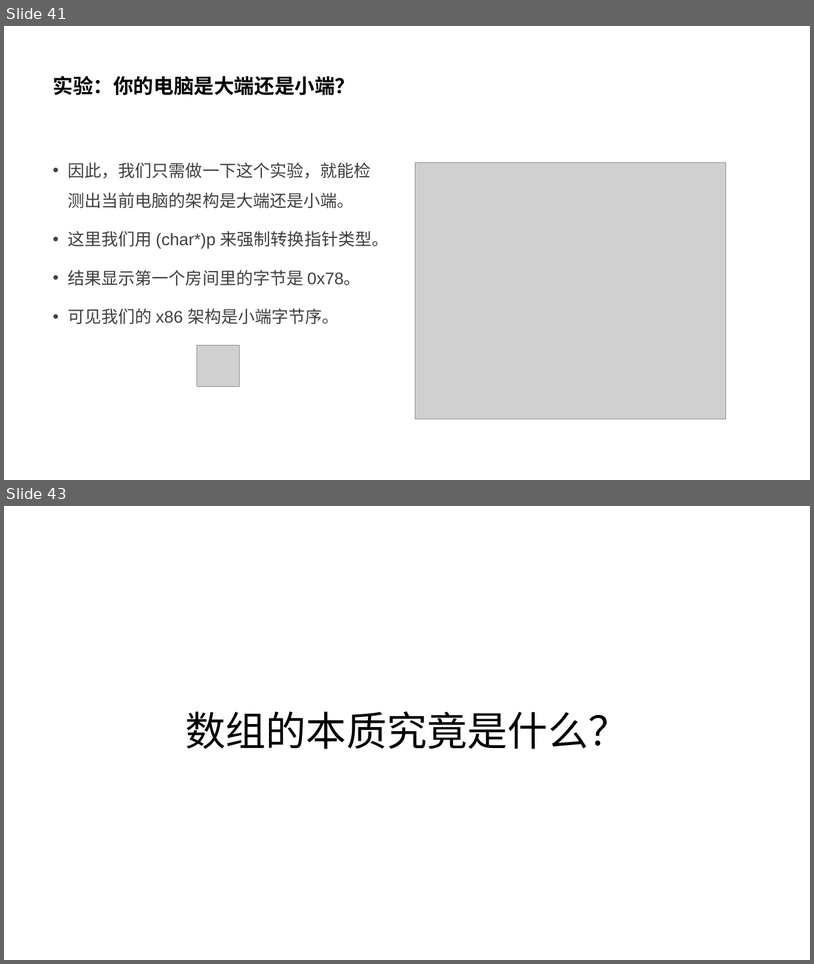
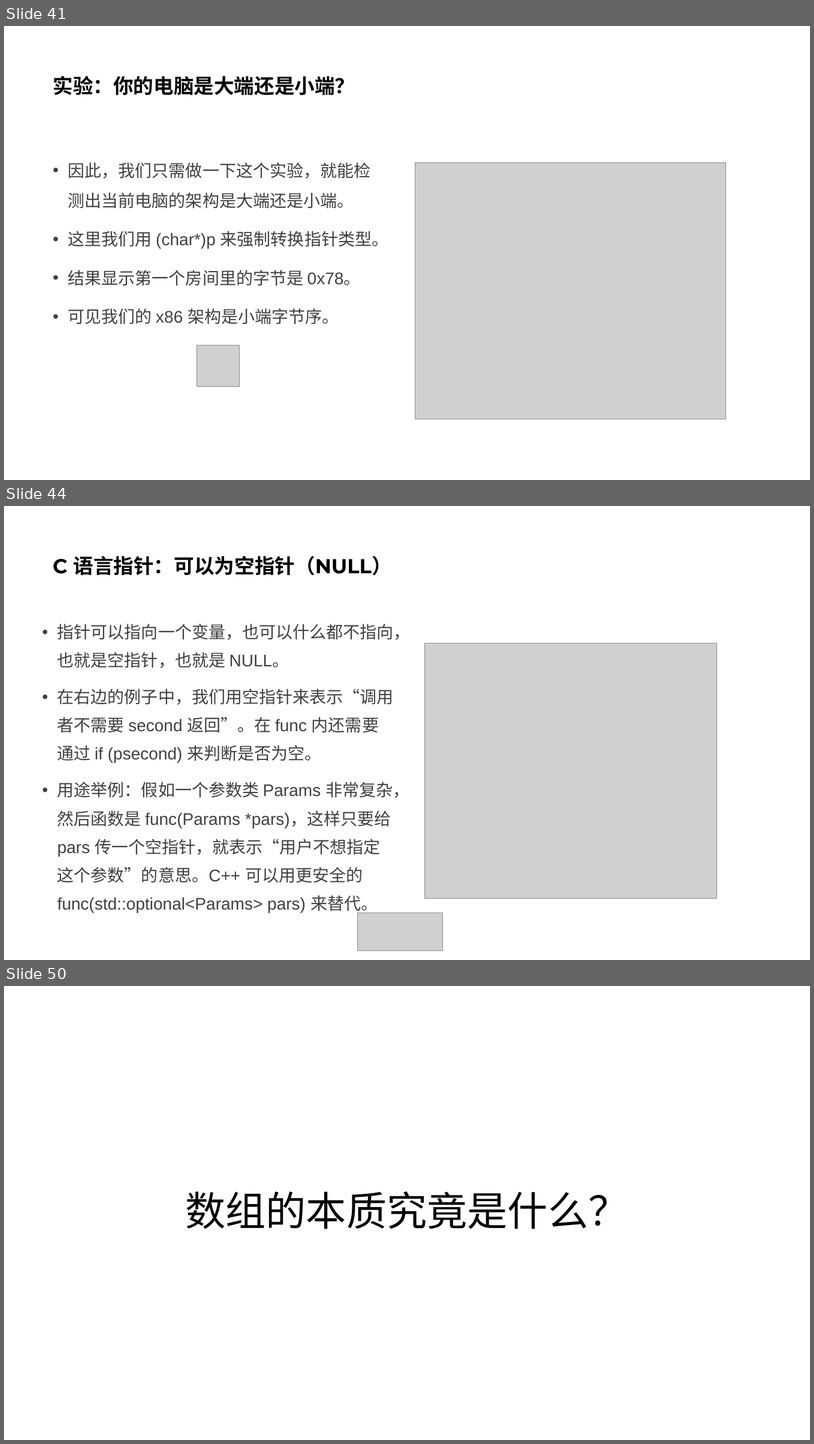
Before and after one commit to parallel101/course, a slide deck: 12/slides.pptx. Shown one above the other, each under a label of ours: slides 41 and 43 before the commit, slides 41, 44 and 50 after it; the slides between them are not shown. The pictures are 814x964 and 814x1444 pixels, drawn with LibreOffice and Linux fonts; fonts in the diff are those of the drawing; grey boxes stand for pictures. Boxes give left, top, right and bottom in pixels: in the first picture for what was removed or moved away, otherwise in the second. Text is boxed around its words. In the diff, an @@ line names an element or a change of style, - is before the commit and + after.

```diff
--- a/12/slides.pptx
+++ b/12/slides.pptx
@@ slide 44 added at [4, 506, 810, 960], background #FFFFFF @@
@@ title added at [53, 556, 392, 576], 24 pt, text #000000, bold @@
+C 语言指针：可以为空指针（NULL）
@@ text added at [57, 624, 411, 914], 20 pt, text #404040 @@
+• 指针可以指向一个变量，也可以什么都不指向，也就是空指针，也就是 NULL。
+• 在右边的例子中，我们用空指针来表示“调用者不需要 second 返回”。在 func 内还需要通过 if (psecond) 来判断是否为空。
+• 用途举例：假如一个参数类 Params 非常复杂，然后函数是 func(Params *pars)，这样只要给 pars 传一个空指针，就表示“用户不想指定这个参数”的意思。C++ 可以用更安全的 func(std::optional<Params> pars) 来替代。
@@ picture added at [425, 643, 718, 898] @@
@@ picture added at [358, 913, 443, 951] @@
@@ what was slide 43 is now slide 50 @@
```
Also in this commit, not shown: 3 slides changed, 12 other slides added, 24 other files.
